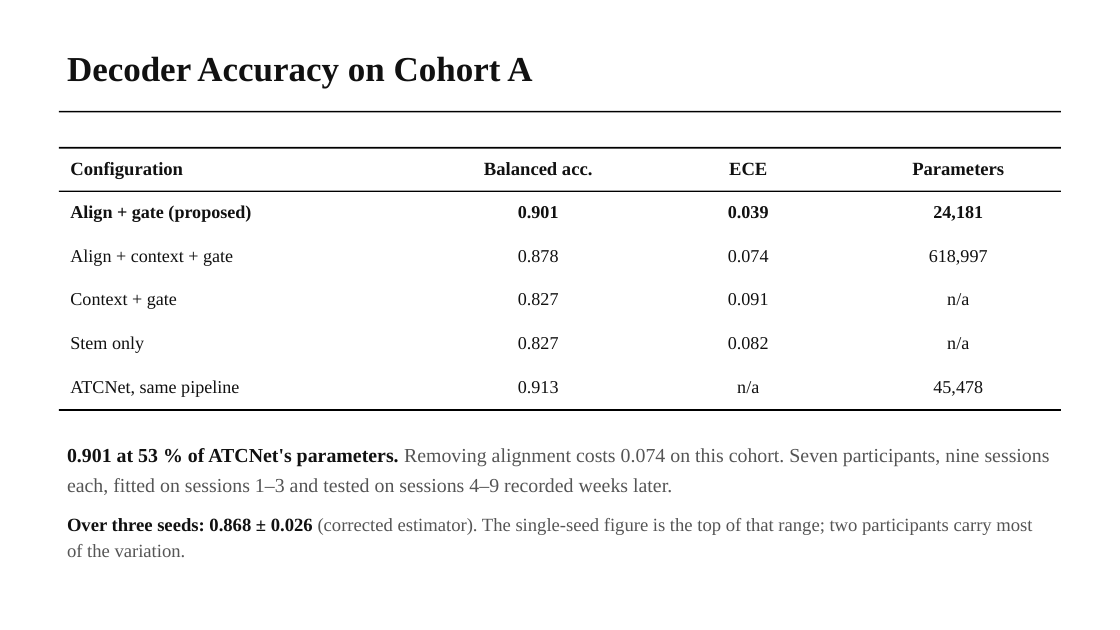
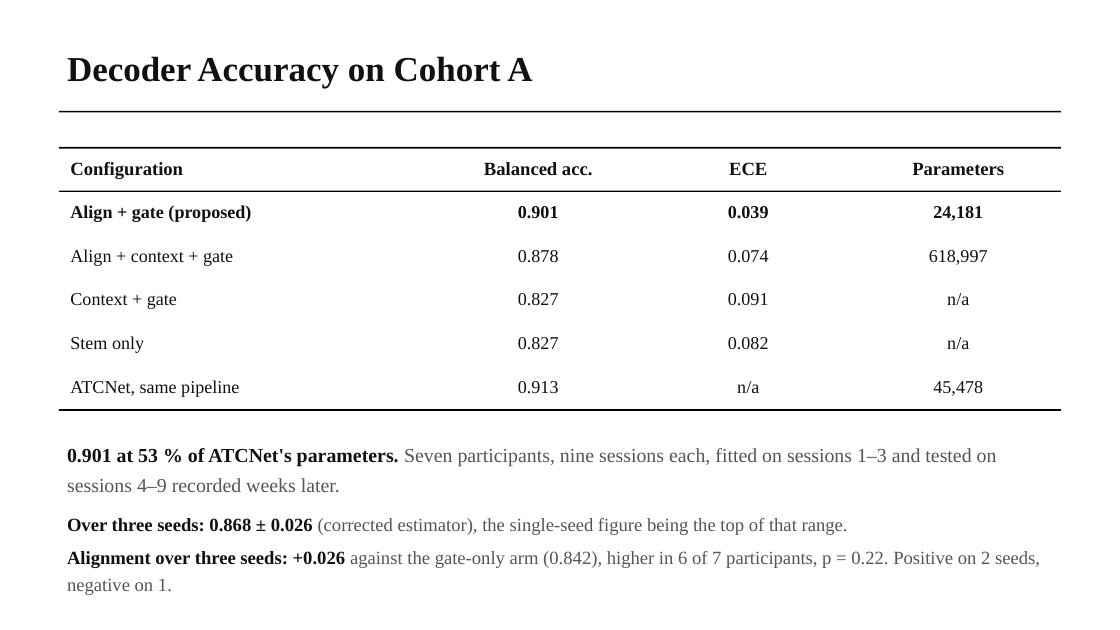
Before and after one commit to wshuv-o/calmnet, a slide deck: slide 7 of presentation/Updated_manuscript_presentation.pptx. Drawn at 1120x630 pixels with LibreOffice and Linux fonts; fonts in the diff are those of the drawing. Boxes give left, top, right and bottom in pixels: in the first picture for what was removed or moved away, otherwise in the second. Text is boxed around its words. In the diff, an @@ line names an element or a change of style, - is before the commit and + after.

```diff
--- a/presentation/Updated_manuscript_presentation.pptx
+++ b/presentation/Updated_manuscript_presentation.pptx
@@ text at (67, 448, 1040, 595): text changed; size 17 to 16 pt @@
-0.901 at 53 % of ATCNet's parameters. Removing alignment costs 0.074 on this cohort. Seven participants, nine sessions each, fitted on sessions 1–3 and tested on sessions 4–9 recorded weeks later.
-Over three seeds: 0.868 ± 0.026 (corrected estimator). The single-seed figure is the top of that range; two participants carry most of the variation.
+0.901 at 53 % of ATCNet's parameters. Seven participants, nine sessions each, fitted on sessions 1–3 and tested on sessions 4–9 recorded weeks later.
+Over three seeds: 0.868 ± 0.026 (corrected estimator), the single-seed figure being the top of that range.
+Alignment over three seeds: +0.026 against the gate-only arm (0.842), higher in 6 of 7 participants, p = 0.22. Positive on 2 seeds, negative on 1.
```
Also in this commit, not shown: 2 other slides changed, 3 other files.
